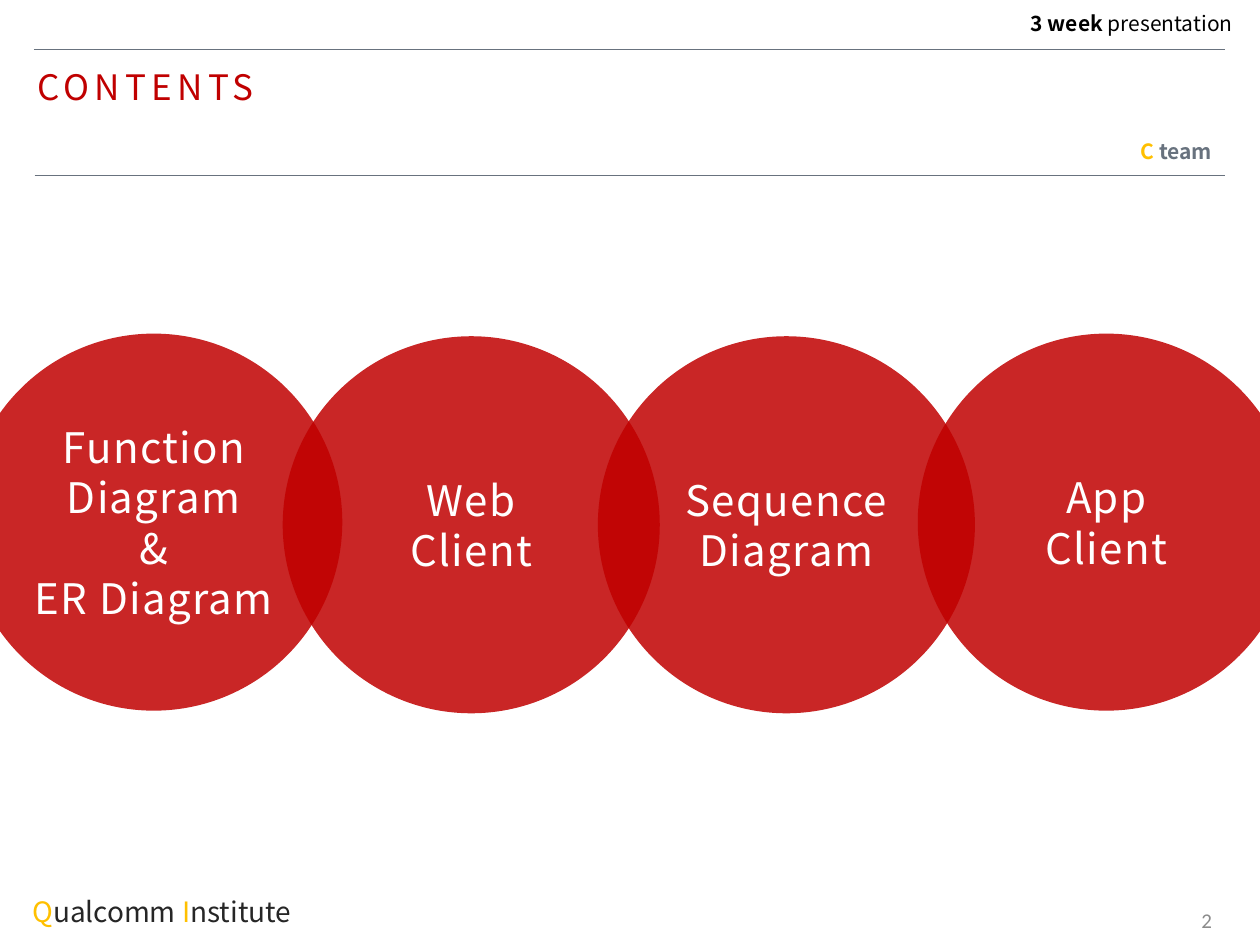
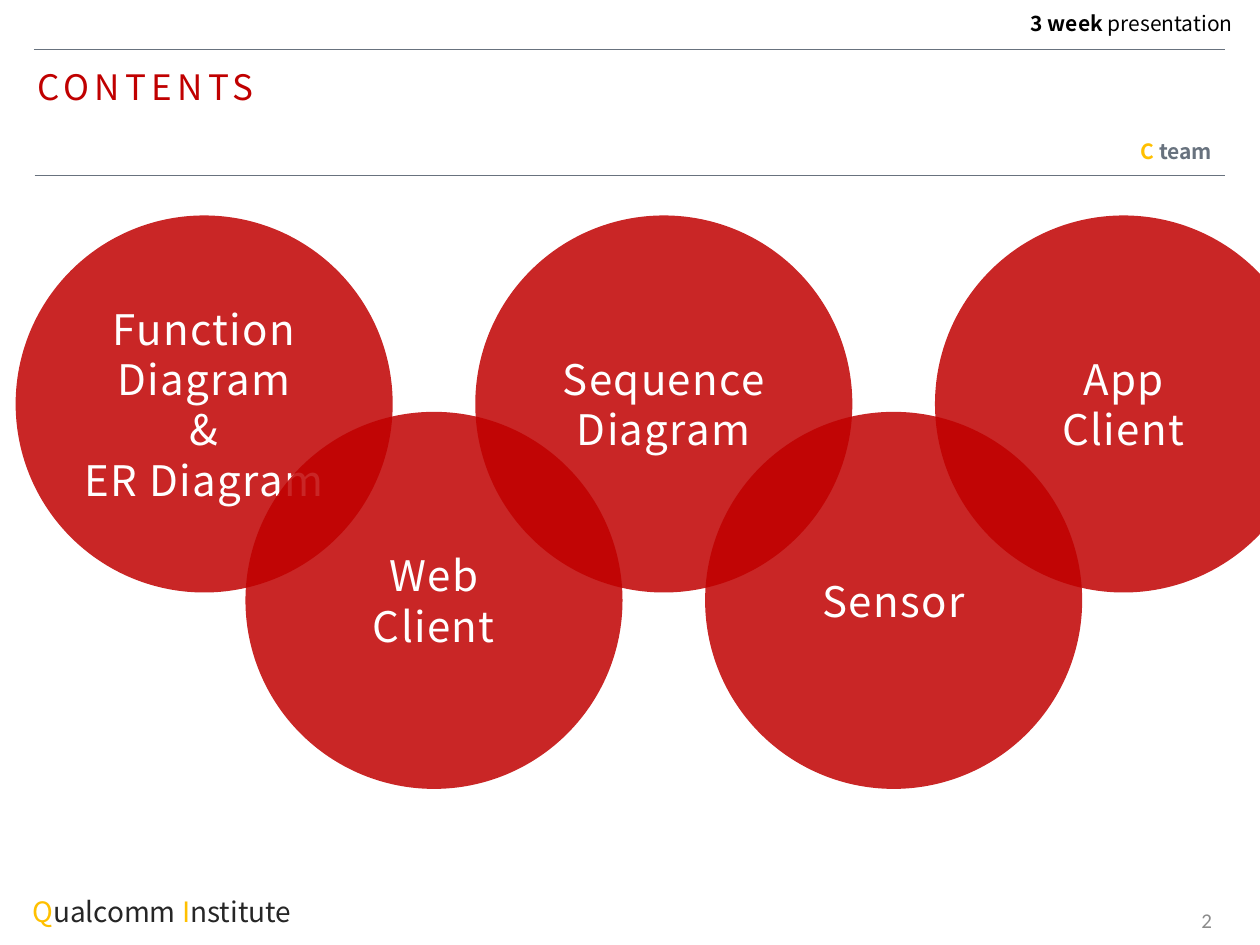
Before and after one commit to MAENGSOOHOON/summer2017IoT, a slide deck: slide 2 of 3week/ppt/3week.pptx. Drawn at 1260x945 pixels with LibreOffice and Linux fonts; fonts in the diff are those of the drawing. Boxes give left, top, right and bottom in pixels: in the first picture for what was removed or moved away, otherwise in the second. Text is boxed around its words. In the diff, an @@ line names an element or a change of style, - is before the commit and + after.

Commit message:
Add PPT

```diff
--- a/3week/ppt/3week.pptx
+++ b/3week/ppt/3week.pptx
@@ ellipse "Function": place and size @@
-ellipse "Function" at (0, 334, 341, 711)
+ellipse "Function" at (15, 215, 392, 592)
@@ ellipse "Sequence": place and size @@
-ellipse "Sequence" at (597, 336, 974, 713)
+ellipse "Sequence" at (475, 215, 852, 592)
@@ ellipse "App": place and size @@
-ellipse "App" at (917, 334, 1260, 711)
+ellipse "App" at (935, 215, 1260, 592)
@@ ellipse "Web": place and size @@
-ellipse "Web" at (282, 336, 659, 713)
+ellipse "Web" at (246, 412, 622, 789)
@@ ellipse added at (706, 412, 1082, 789), fill #C00000 at 85% opacity, 24 pt, text #FFFFFF @@
+Sensor
```
Also in this commit, not shown: 9 slides added, 1 slide removed, 1 other file.
